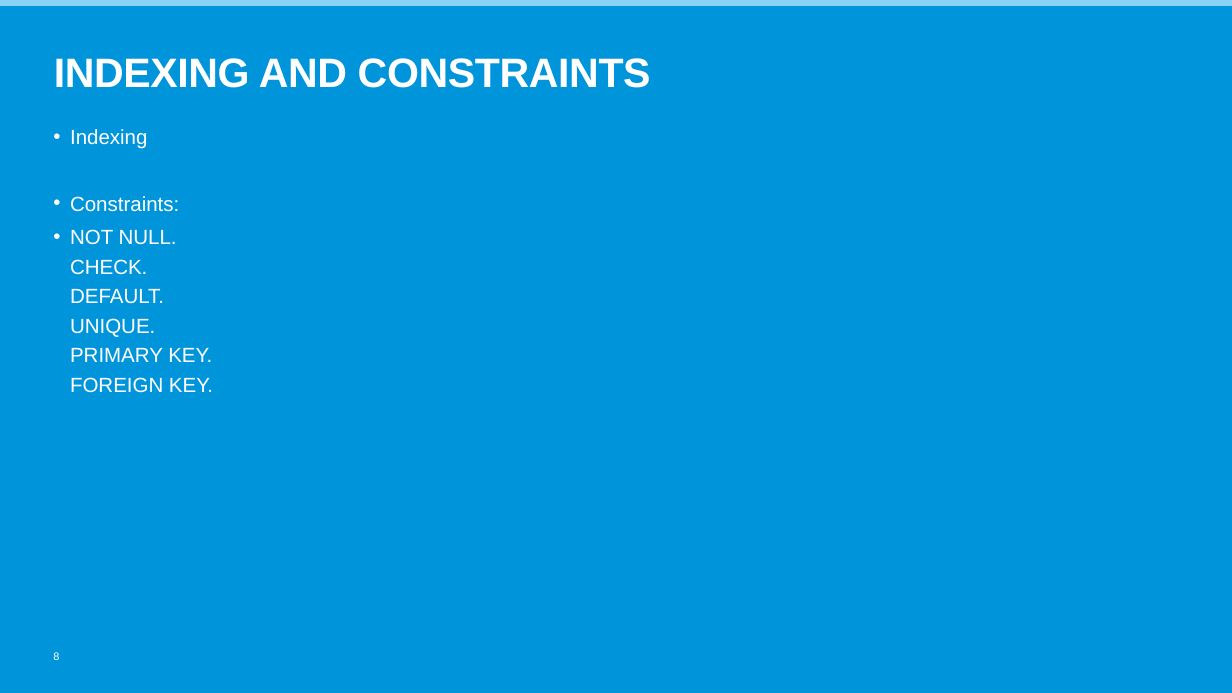
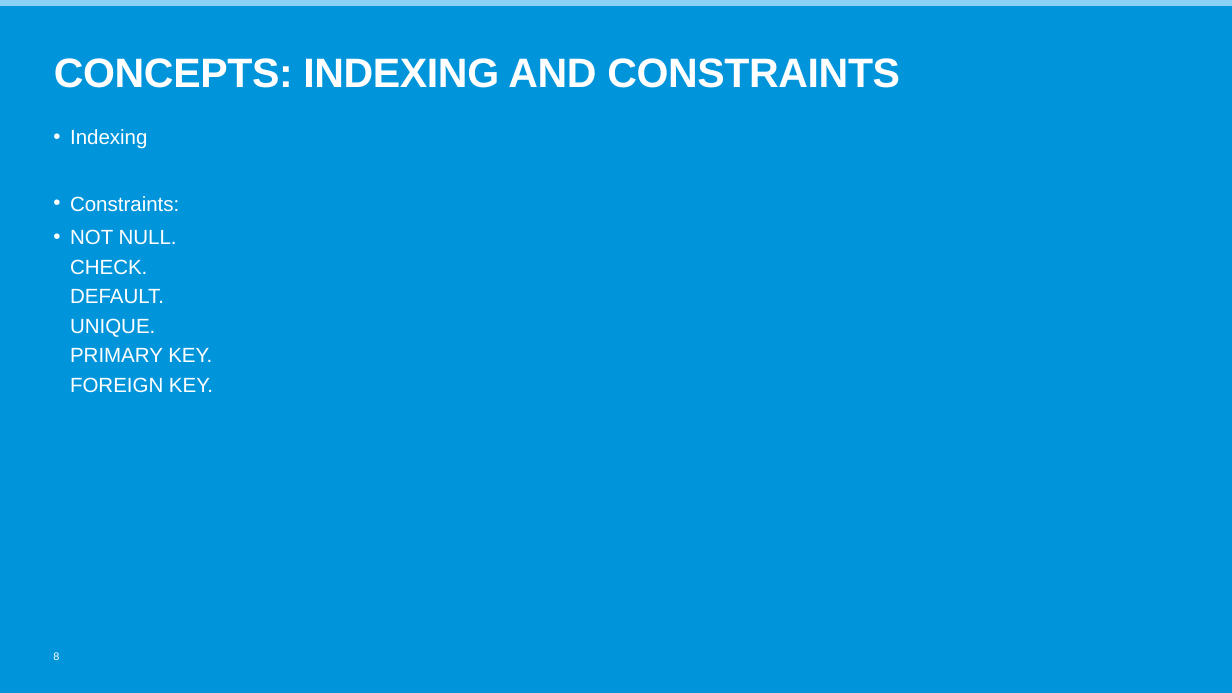
Before and after one commit to russellkgw/grad_sql, a slide deck: slide 8 of PowerpointTemplate_2017.pptx. Drawn at 1232x693 pixels with LibreOffice and Linux fonts; fonts in the diff are those of the drawing; background and template pictures are left out. Boxes give left, top, right and bottom in pixels: in the first picture for what was removed or moved away, otherwise in the second. Text is boxed around its words. In the diff, an @@ line names an element or a change of style, - is before the commit and + after.

Commit message:
update pptx

```diff
--- a/PowerpointTemplate_2017.pptx
+++ b/PowerpointTemplate_2017.pptx
@@ title at <box>54,58,900,88</box>: text changed @@
-INDEXING AND CONSTRAINTS
+CONCEPTS: INDEXING AND CONSTRAINTS
```
Also in this commit, not shown: 3 other slides changed.
